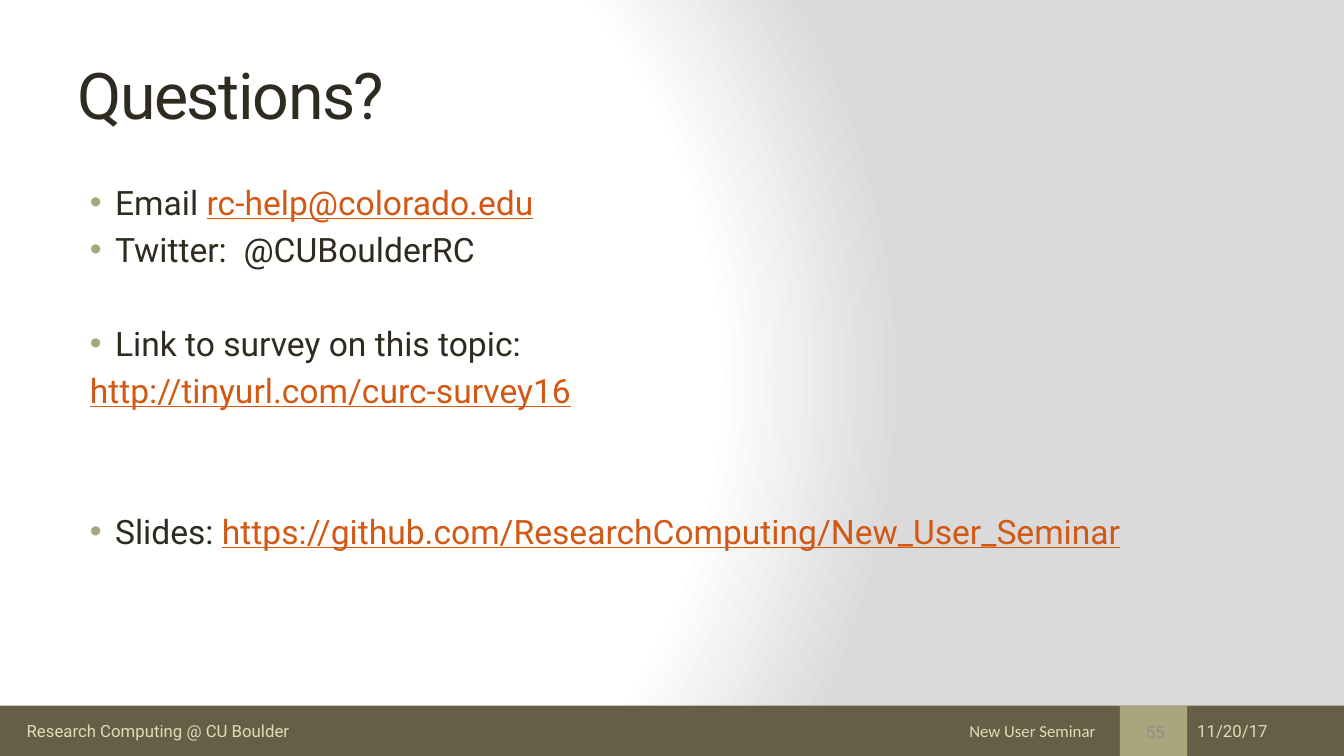
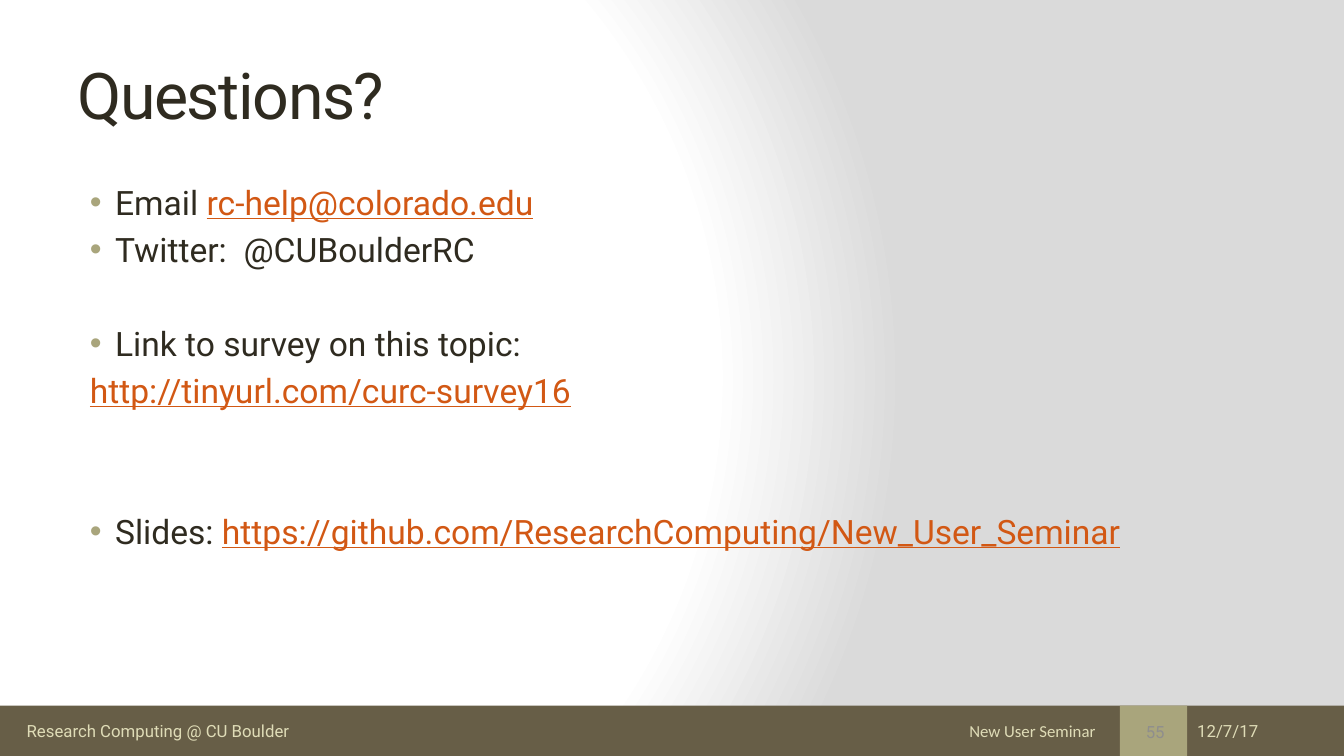
Before and after one commit to ResearchComputing/New_User_Seminar, a slide deck: slide 55 of rc_new_user_seminar_2017.pptx. Drawn at 1344x756 pixels with LibreOffice and Linux fonts; fonts in the diff are those of the drawing. Boxes give left, top, right and bottom in pixels: in the first picture for what was removed or moved away, otherwise in the second. Text is boxed around its words. In the diff, an @@ line names an element or a change of style, - is before the commit and + after.

```diff
--- a/rc_new_user_seminar_2017.pptx
+++ b/rc_new_user_seminar_2017.pptx
@@ text at <box>1197,725,1258,738</box>: text changed @@
-11/20/17
+12/7/17
```
Also in this commit, not shown: 54 other slides changed, 1 other file.
